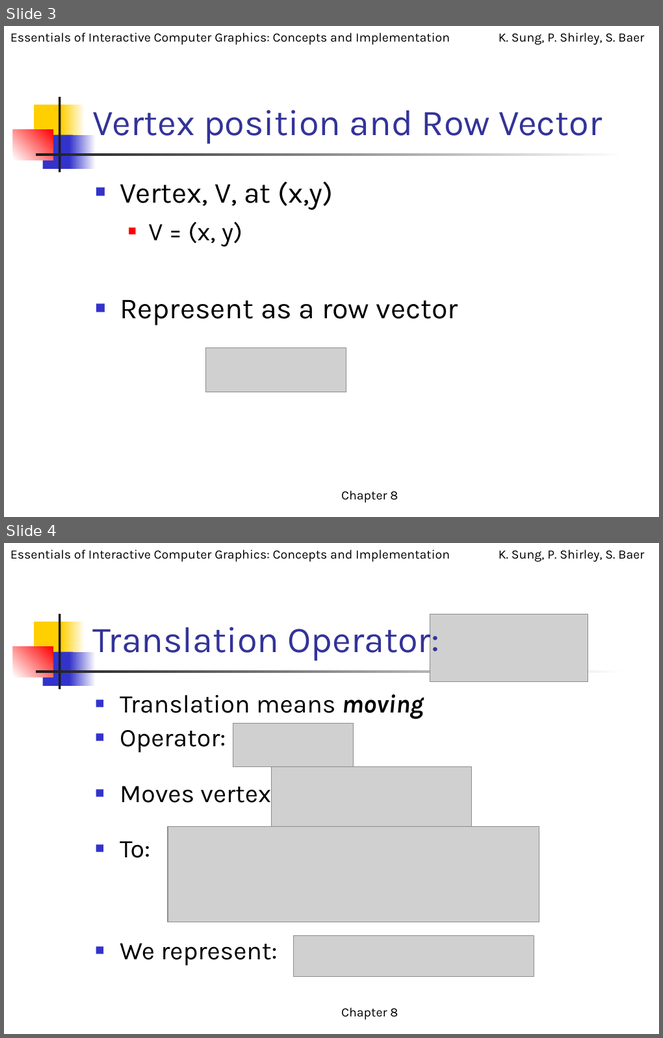
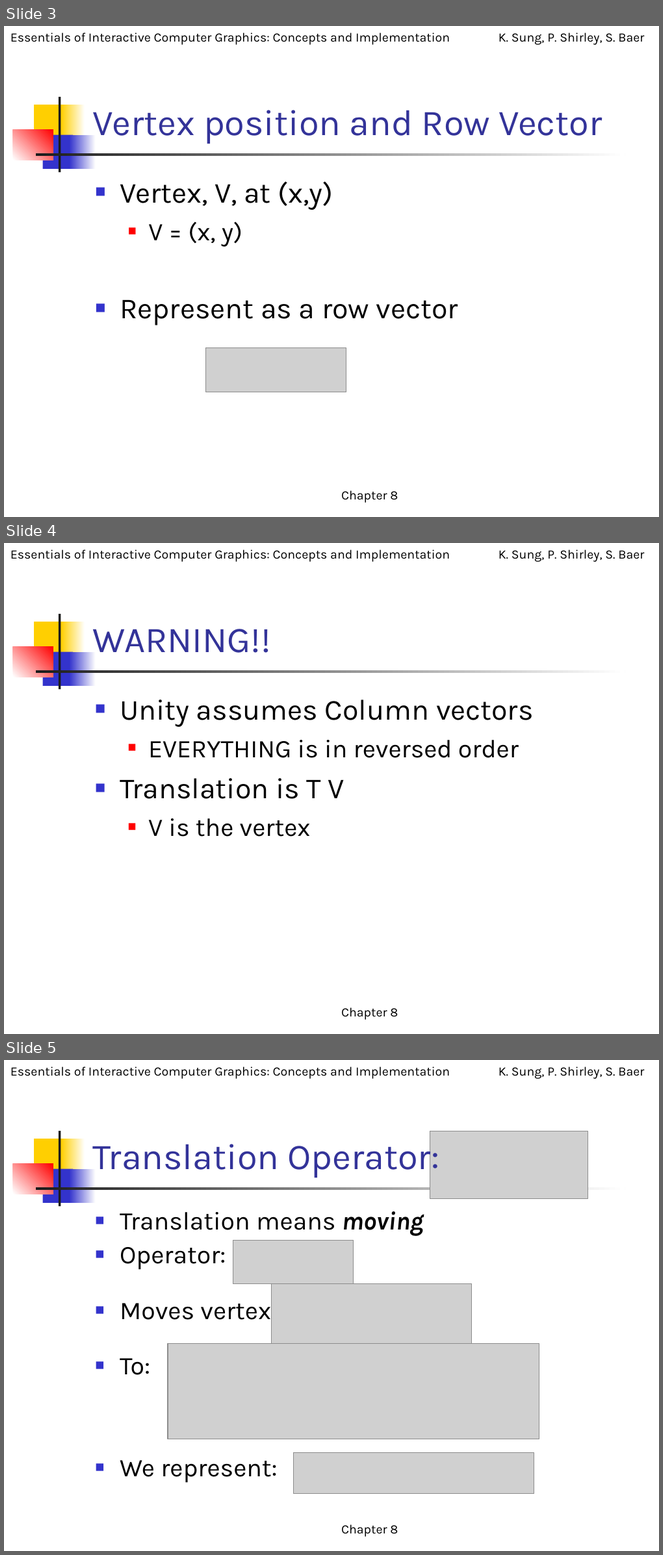
Before and after one commit to myuwbclasses/CSS451, a slide deck: ClassExamples/Week4/A2.Chapter8-Xform.ppt. Shown one above the other, each under a label of ours: slides 3 and 4 before the commit, slides 3, 4 and 5 after it. The pictures are 663x1038 and 663x1555 pixels, drawn with LibreOffice and Linux fonts; fonts in the diff are those of the drawing; grey boxes stand for pictures. Boxes give left, top, right and bottom in pixels: in the first picture for what was removed or moved away, otherwise in the second. Text is boxed around its words. In the diff, an @@ line names an element or a change of style, - is before the commit and + after.

Commit message:
Point out Unity is column vector!

```diff
--- a/ClassExamples/Week4/A2.Chapter8-Xform.ppt
+++ b/ClassExamples/Week4/A2.Chapter8-Xform.ppt
@@ slide 4 added at [4, 543, 659, 1034], background #FFFFFF; not listed: 8 template elements that a slide beside it also shows @@
@@ title added at [93, 629, 271, 653], 40 pt, text #333399 @@
+WARNING!!
@@ text added at [120, 700, 534, 837], 32 pt, text #000000 @@
+■ Unity assumes Column vectors
+  ■ EVERYTHING is in reversed order
+■ Translation is T V
+  ■ V is the vertex
@@ text added at [341, 1008, 398, 1020], 14 pt, text #000000 @@
+Chapter 8
@@ what was slide 4 is now slide 5 @@
```
